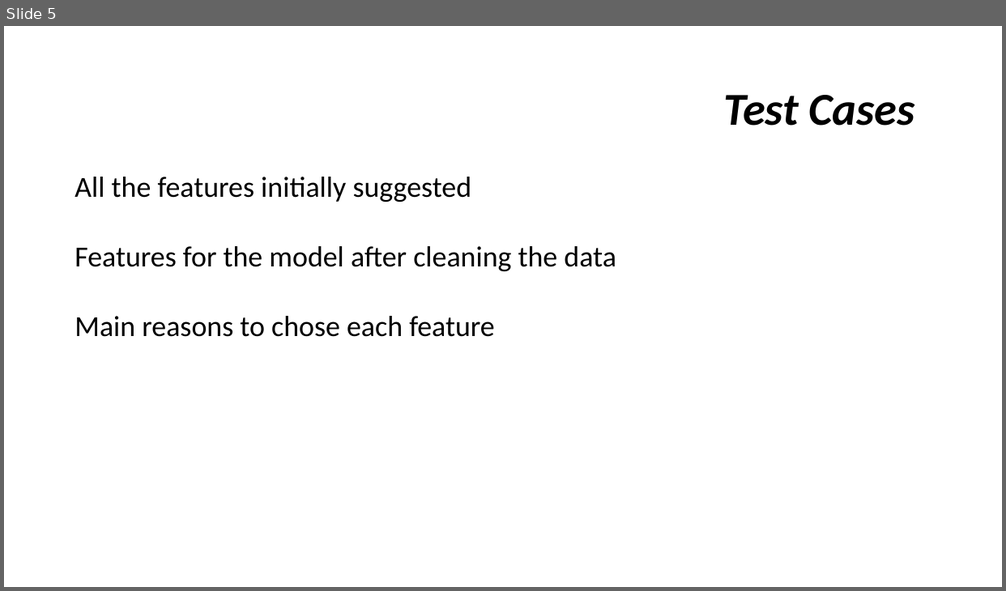
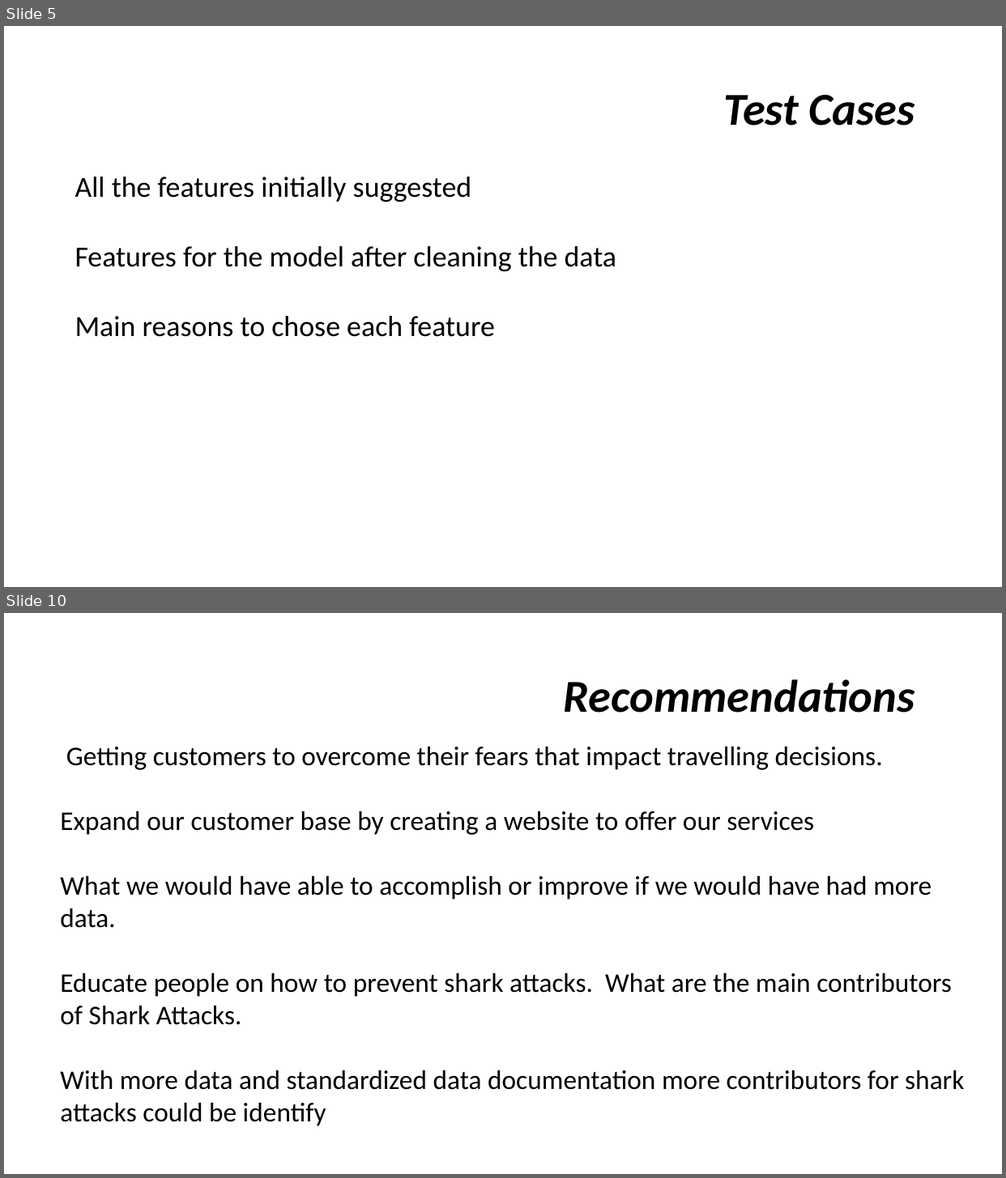
Before and after one commit to gcolareta/Shark_Attacks, a slide deck: Presentation/Shark attacks.pptx. Shown one above the other, each under a label of ours: slide 5 before the commit, slides 5 and 10 after it; the slides between them are not shown. The pictures are 1006x591 and 1006x1178 pixels, drawn with LibreOffice and Linux fonts; fonts in the diff are those of the drawing. Boxes give left, top, right and bottom in pixels: in the first picture for what was removed or moved away, otherwise in the second. Text is boxed around its words. In the diff, an @@ line names an element or a change of style, - is before the commit and + after.

```diff
--- a/Presentation/Shark attacks.pptx
+++ b/Presentation/Shark attacks.pptx
@@ slide 10 added at bbox=[4, 613, 1002, 1174], background #FFFFFF @@
@@ title added at bbox=[564, 679, 915, 713], 44 pt, text #000000, bold, italic @@
+Recommendations
@@ text added at bbox=[60, 747, 964, 1127], 26 pt, text #000000 @@
+Getting customers to overcome their fears that impact travelling decisions.
+Expand our customer base by creating a website to offer our services
+What we would have able to accomplish or improve if we would have had more data.
+Educate people on how to prevent shark attacks. What are the main contributors of Shark Attacks.
+With more data and standardized data documentation more contributors for shark attacks could be identify
```
Also in this commit, not shown: 5 slides changed, 4 other slides added, 2 slides removed.
